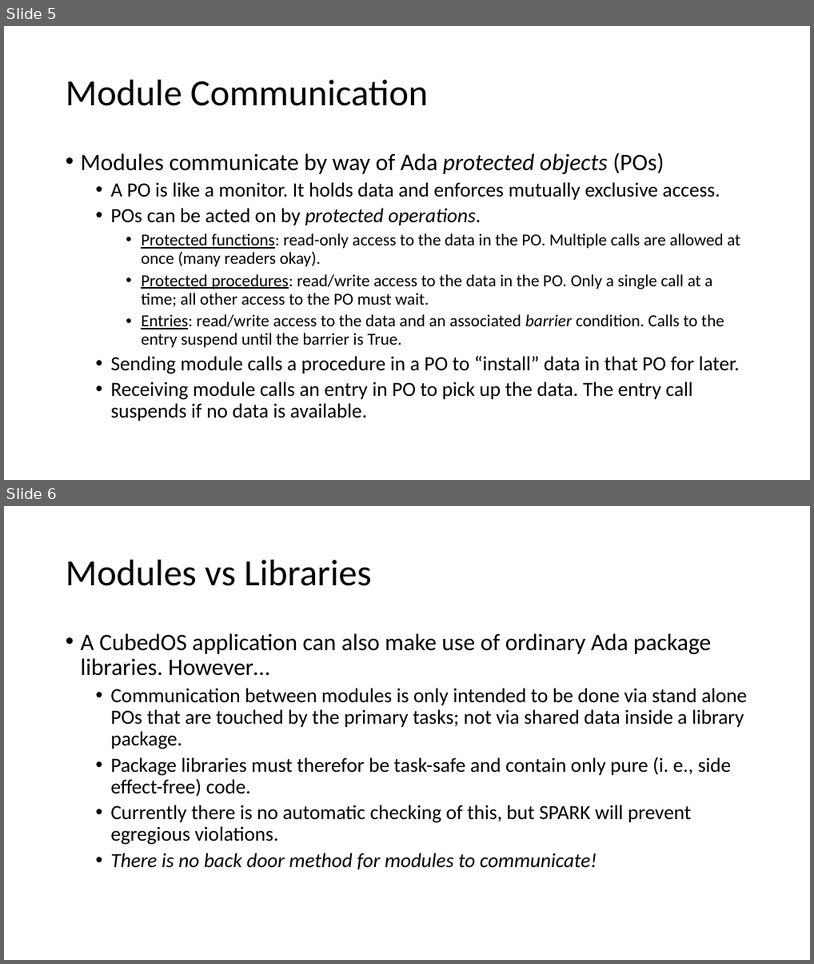
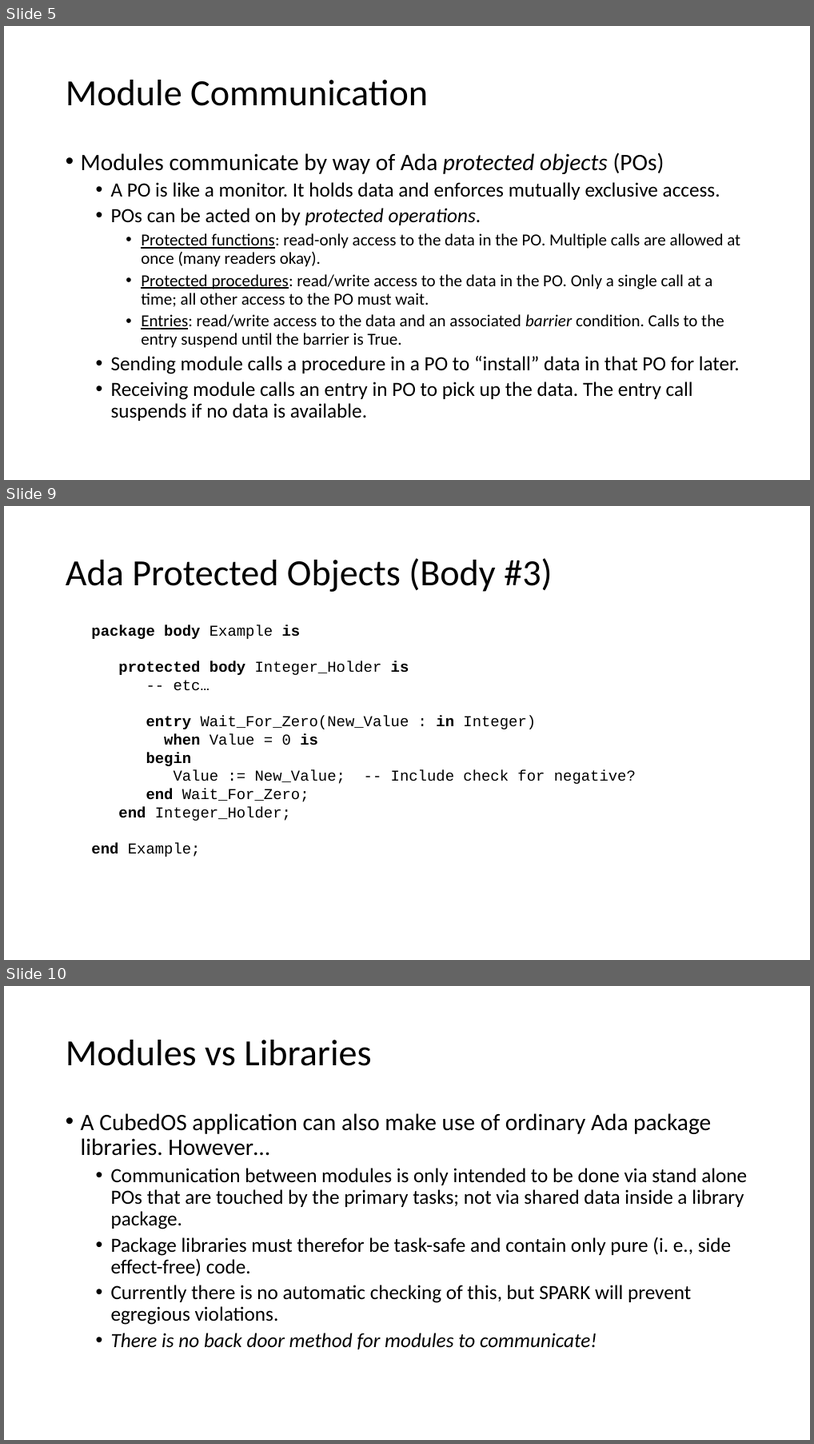
Before and after one commit to cubesatlab/cubedos, a slide deck: doc/Presentations/CubedOS-Architecture.pptx. Shown one above the other, each under a label of ours: slides 5 and 6 before the commit, slides 5, 9 and 10 after it; the slides between them are not shown. The pictures are 814x964 and 814x1444 pixels, drawn with LibreOffice and Linux fonts; fonts in the diff are those of the drawing. Boxes give left, top, right and bottom in pixels: in the first picture for what was removed or moved away, otherwise in the second. Text is boxed around its words. In the diff, an @@ line names an element or a change of style, - is before the commit and + after.

Commit message:
Added some slides showing an example of a protected object.

```diff
--- a/doc/Presentations/CubedOS-Architecture.pptx
+++ b/doc/Presentations/CubedOS-Architecture.pptx
@@ slide 9 added at (x1=4, y1=506, x2=810, y2=960), background #FFFFFF @@
@@ title added at (x1=66, y1=558, x2=552, y2=592), 44 pt, text #000000 @@
+Ada Protected Objects (Body #3)
@@ text added at (x1=91, y1=625, x2=636, y2=856), 18 pt, text #000000 @@
+package body Example is
+protected body Integer_Holder is
+-- etc…
+entry Wait_For_Zero(New_Value : in Integer)
+when Value = 0 is
+begin
+Value := New_Value; -- Include check for negative?
+end Wait_For_Zero;
+end Integer_Holder;
+end Example;
@@ what was slide 6 is now slide 10 @@
```
Also in this commit, not shown: 1 slide changed, 3 other slides added.
